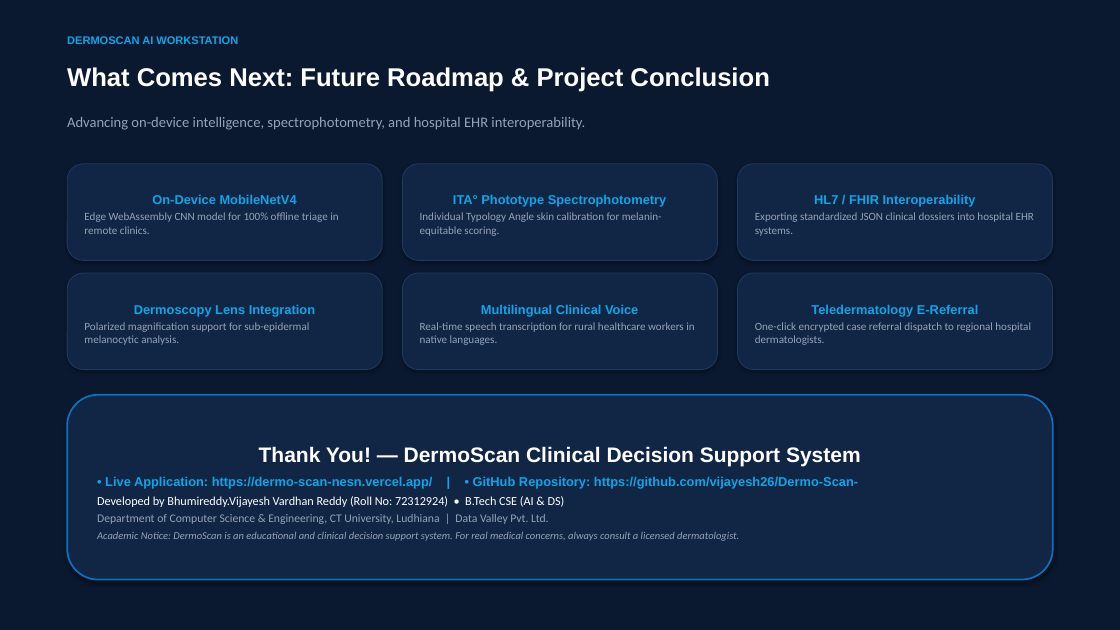
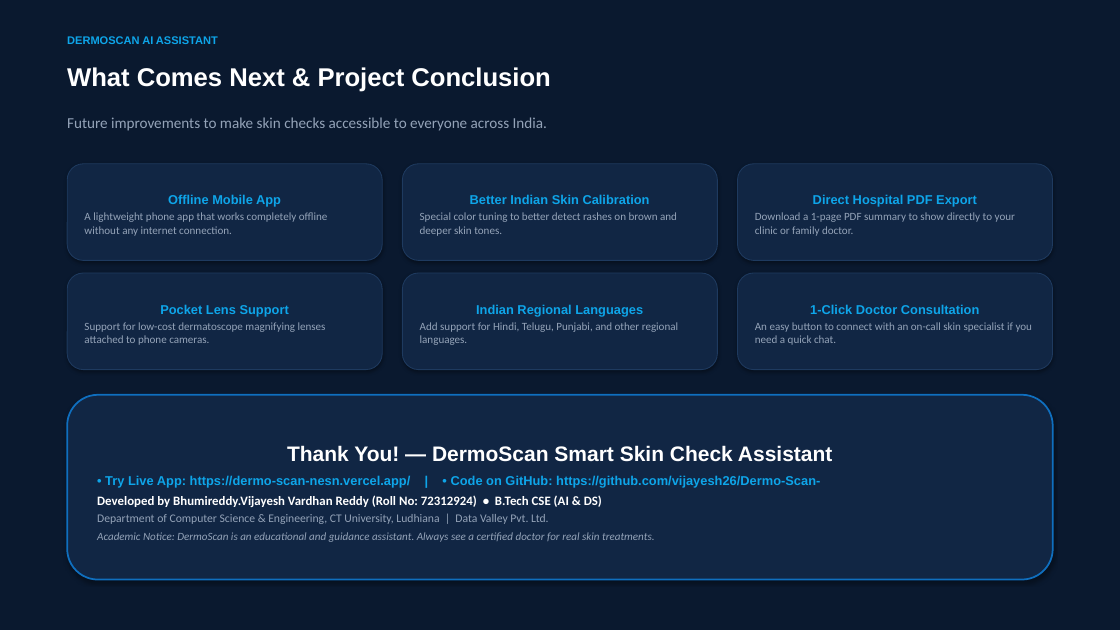
Before and after one commit to vijayesh26/Dermo-Scan-, a slide deck: slide 13 of DERMO_SCAN_PROJECT_PRESENTATION.pptx. Drawn at 1120x630 pixels with LibreOffice and Linux fonts; fonts in the diff are those of the drawing. Boxes give left, top, right and bottom in pixels: in the first picture for what was removed or moved away, otherwise in the second. Text is boxed around its words. In the diff, an @@ line names an element or a change of style, - is before the commit and + after.

Commit message:
Simplify PPT content to clear everyday language

```diff
--- a/DERMO_SCAN_PROJECT_PRESENTATION.pptx
+++ b/DERMO_SCAN_PROJECT_PRESENTATION.pptx
@@ text at (67, 36, 218, 44): text changed @@
-DERMOSCAN AI WORKSTATION
+DERMOSCAN AI ASSISTANT
@@ text at (67, 67, 550, 92): text changed @@
-What Comes Next: Future Roadmap & Project Conclusion
+What Comes Next & Project Conclusion
@@ text at (67, 117, 547, 131): text changed; size 12.5 to 13 pt @@
-Advancing on-device intelligence, spectrophotometry, and hospital EHR interoperability.
+Future improvements to make skin checks accessible to everyone across India.
@@ text in rounded rectangle at (84, 194, 328, 236): text changed @@
-On-Device MobileNetV4
-Edge WebAssembly CNN model for 100% offline triage in remote clinics.
+Offline Mobile App
+A lightweight phone app that works completely offline without any internet connection.
@@ text in rounded rectangle at (420, 194, 677, 236): text changed @@
-ITA° Phototype Spectrophotometry
-Individual Typology Angle skin calibration for melanin-equitable scoring.
+Better Indian Skin Calibration
+Special color tuning to better detect rashes on brown and deeper skin tones.
@@ text in rounded rectangle at (755, 194, 1015, 236): text changed @@
-HL7 / FHIR Interoperability
-Exporting standardized JSON clinical dossiers into hospital EHR systems.
+Direct Hospital PDF Export
+Download a 1-page PDF summary to show directly to your clinic or family doctor.
@@ text in rounded rectangle at (84, 304, 326, 345): text changed @@
-Dermoscopy Lens Integration
-Polarized magnification support for sub-epidermal melanocytic analysis.
+Pocket Lens Support
+Support for low-cost dermatoscope magnifying lenses attached to phone cameras.
@@ text in rounded rectangle at (420, 304, 678, 345): text changed @@
-Multilingual Clinical Voice
-Real-time speech transcription for rural healthcare workers in native languages.
+Indian Regional Languages
+Add support for Hindi, Telugu, Punjabi, and other regional languages.
@@ text in rounded rectangle at (755, 304, 1033, 345): text changed @@
-Teledermatology E-Referral
-One-click encrypted case referral dispatch to regional hospital dermatologists.
+1-Click Doctor Consultation
+An easy button to connect with an on-call skin specialist if you need a quick chat.
@@ text in rounded rectangle at (105, 445, 832, 488): text changed @@
-Thank You! — DermoScan Clinical Decision Support System
-• Live Application: https://dermo-scan-nesn.vercel.app/ | • GitHub Repository: https://github.com/vijayesh26/Dermo-Scan-
+Thank You! — DermoScan Smart Skin Check Assistant
+• Try Live App: https://dermo-scan-nesn.vercel.app/ | • Code on GitHub: https://github.com/vijayesh26/Dermo-Scan-
@@ text in rounded rectangle at (97, 495, 602, 507): size 10.5 to 11 pt, bold on in "Developed by Bhumireddy.Vijayesh Vardhan Reddy (Roll No: ..." @@
@@ text in rounded rectangle at (97, 532, 655, 542): text changed; size 9 to 9.5 pt @@
-Academic Notice: DermoScan is an educational and clinical decision support system. For real medical concerns, always consult a licensed dermatologist.
+Academic Notice: DermoScan is an educational and guidance assistant. Always see a certified doctor for real skin treatments.
```
Also in this commit, not shown: 9 other slides changed, 3 slides added, 3 slides removed, 1 other file.
